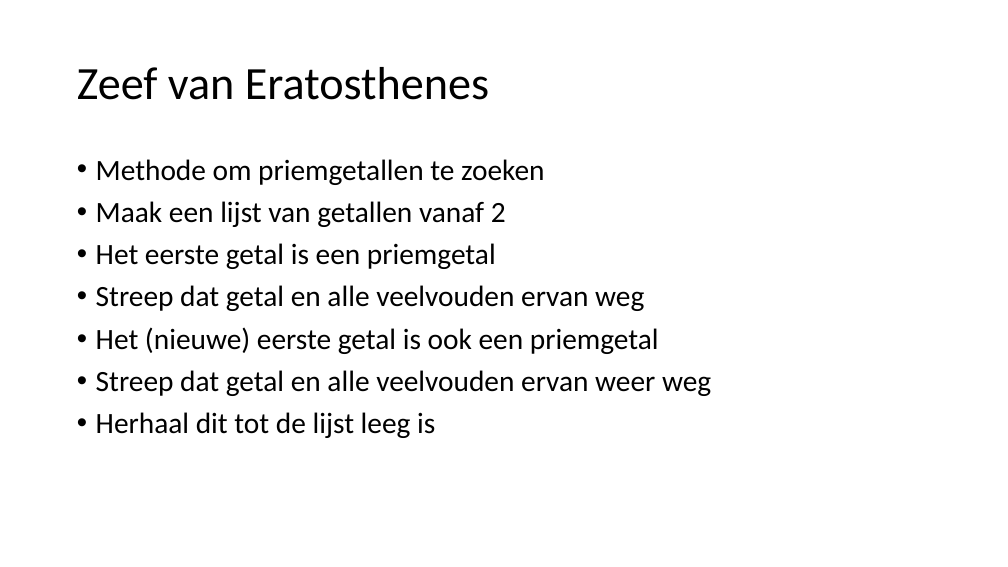
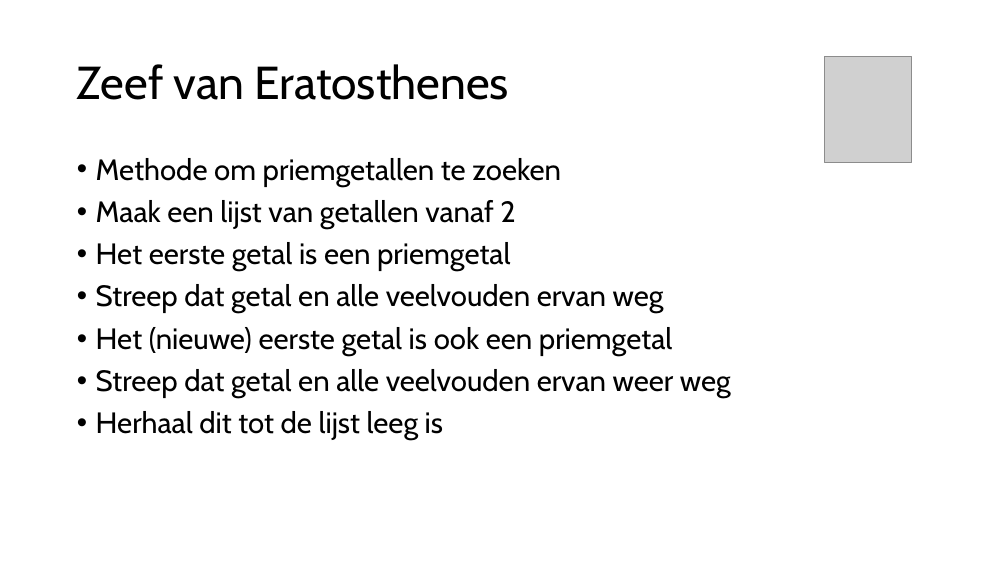
Before and after one commit to hanzetechnasium/geheim, a slide deck: slide 16 of Technasium-Dag-2-Presentatie-2-Python While en ggd.pptx. Drawn at 1008x567 pixels with LibreOffice and Linux fonts; fonts in the diff are those of the drawing; grey boxes stand for pictures; background and template pictures are left out. Boxes give left, top, right and bottom in pixels: in the first picture for what was removed or moved away, otherwise in the second. Text is boxed around its words. In the diff, an @@ line names an element or a change of style, - is before the commit and + after.

```diff
--- a/Technasium-Dag-2-Presentatie-2-Python While en ggd.pptx
+++ b/Technasium-Dag-2-Presentatie-2-Python While en ggd.pptx
@@ title "Zeef van Eratosthenes" at (77, 64, 509, 100): font Calibri to Cabin @@
@@ picture added at (824, 56, 912, 162) @@
@@ text "Methode om priemgetallen te zoeken" at (96, 158, 731, 440): font Calibri to Cabin @@
```
Also in this commit, not shown: 22 other slides changed, 3 other files.
